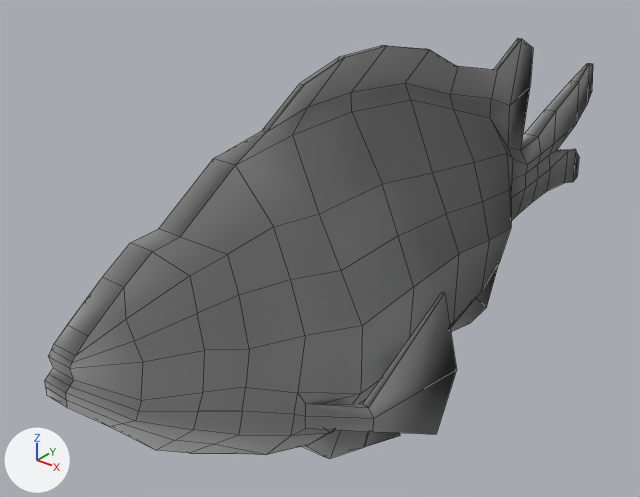
What one commit did to the OBJ model CGeIHC/modelos/Peces/TropicalFish/TropicalFish07.obj.
Rendered twice from a camera (50 mm lens) standing at (237.0, -376.0, 203.0) and looking at (-36.0, -35.0, -9.0). Every picture has the same lights, and +X, +Y and +Z are marked at lower left. Mesh edges are drawn as thin lines. Where no turn or scale is listed for an object, it has been applied to the vertices.

In view in the first picture: 'TropicalFish07'.
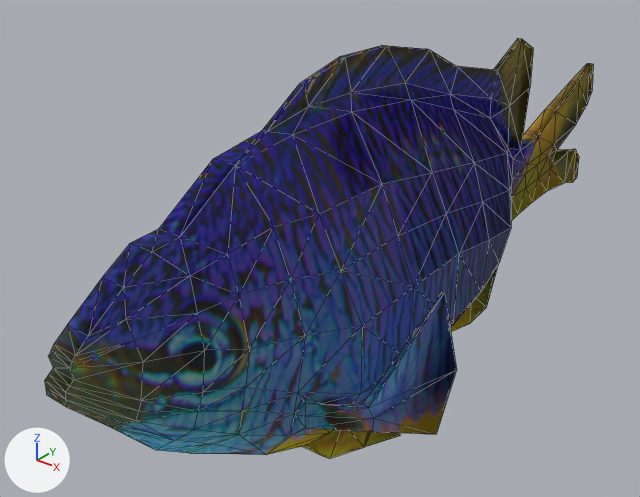
The newer file is also rescaled (x0.344), turned or shifted as a whole; pictures and numbers use the older file's frame.

Boxes (x1, y1, x2, y2) around the edits, measured in the pictures (640 x 497 px):
'TropicalFish07', surface changed (grey to blue)
    both: (45, 38, 593, 459)

Edits to the bpy script that builds the scene:
```text
Add img_tropicalfish07_jpg:
    img_tropicalfish07_jpg = load_image('TropicalFish07.jpg', 'TropicalFish07.jpg', 512, 256, 'sRGB')
Change mat_07___default:
    remove mat_07___default.base_color = (0.8, 0.8, 0.8)  # white #e7e7e7
    add mat_07___default.texture = img_tropicalfish07_jpg
    mat_07___default.roughness: 1.0 -> 0.9
```
